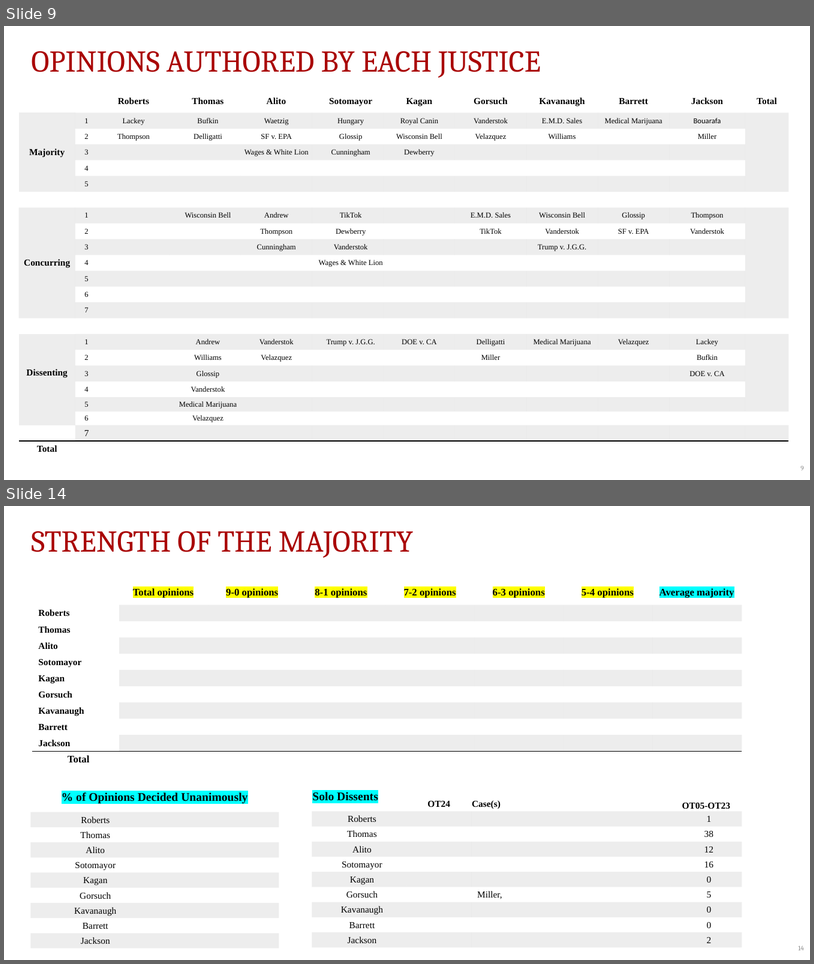
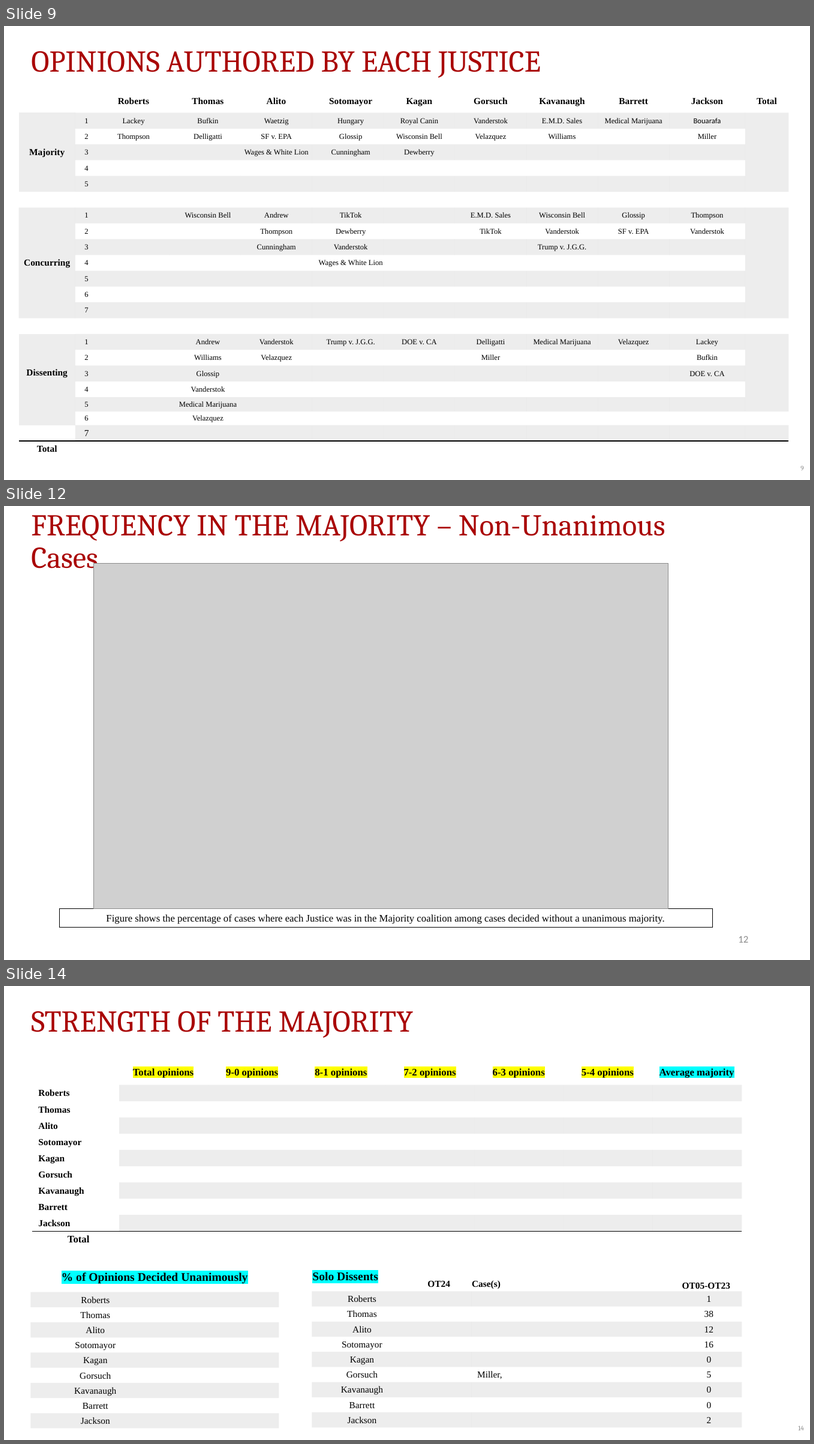
Before and after one commit to JakeTruscott/scotuswatch, a slide deck: Stat Reviews/OT24_StatReview/compilation/SCOTUSBlog/statpack_OT24.pptx. Shown one above the other, each under a label of ours: slides 9 and 14 before the commit, slides 9, 12 and 14 after it; the slides between them are not shown. The pictures are 814x964 and 814x1444 pixels, drawn with LibreOffice and Linux fonts; fonts in the diff are those of the drawing; grey boxes stand for pictures. Boxes give left, top, right and bottom in pixels: in the first picture for what was removed or moved away, otherwise in the second. Text is boxed around its words. In the diff, an @@ line names an element or a change of style, - is before the commit and + after.

```diff
--- a/Stat Reviews/OT24_StatReview/compilation/SCOTUSBlog/statpack_OT24.pptx
+++ b/Stat Reviews/OT24_StatReview/compilation/SCOTUSBlog/statpack_OT24.pptx
@@ slide 12 added at (4,506,810,960), background #FFFFFF @@
@@ text added at (31,515,666,575), 36 pt, text #A90404 @@
+FREQUENCY IN THE MAJORITY – Non-Unanimous Cases
@@ picture added at (93,564,668,908) @@
@@ rectangle added at (60,908,714,927), outline #000000 0.75 pt, 12 pt, text #000000 @@
+Figure shows the percentage of cases where each Justice was in the Majority coalition among cases decided without a unanimous majority.
@@ page number added at (738,936,749,942), 12 pt, text #8C8C8C @@
+12
```
Also in this commit, not shown: 9 slides changed, 3 other slides added, 2 slides removed, 6 other files.
